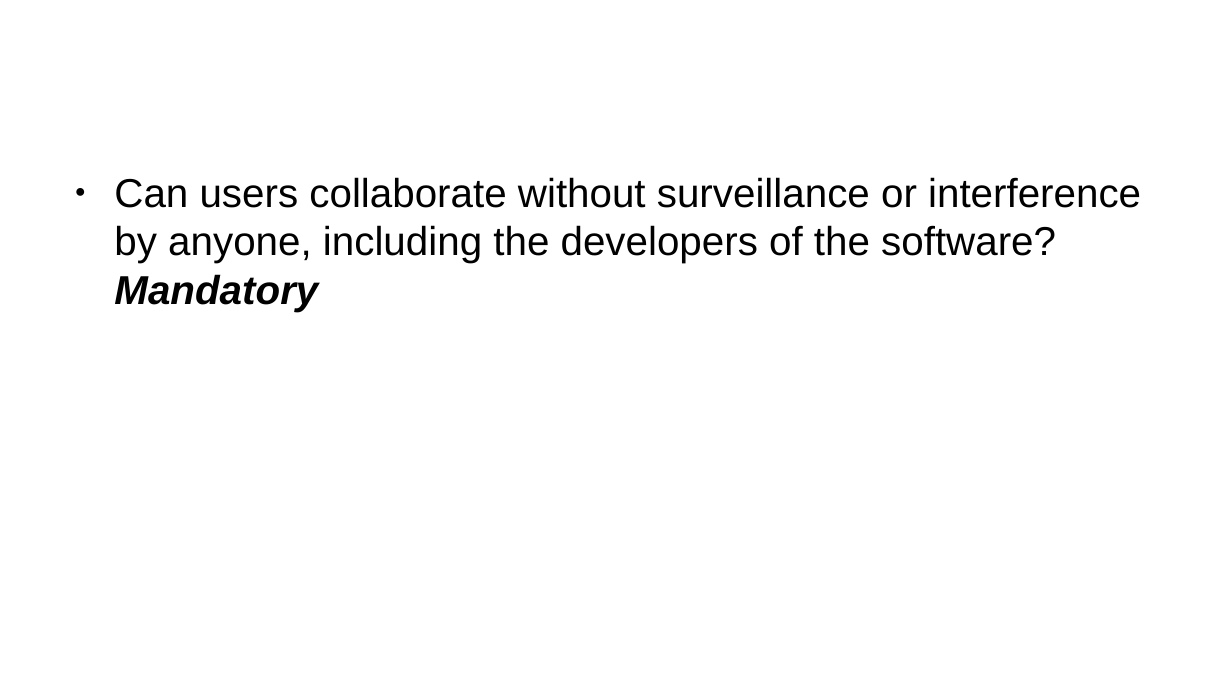
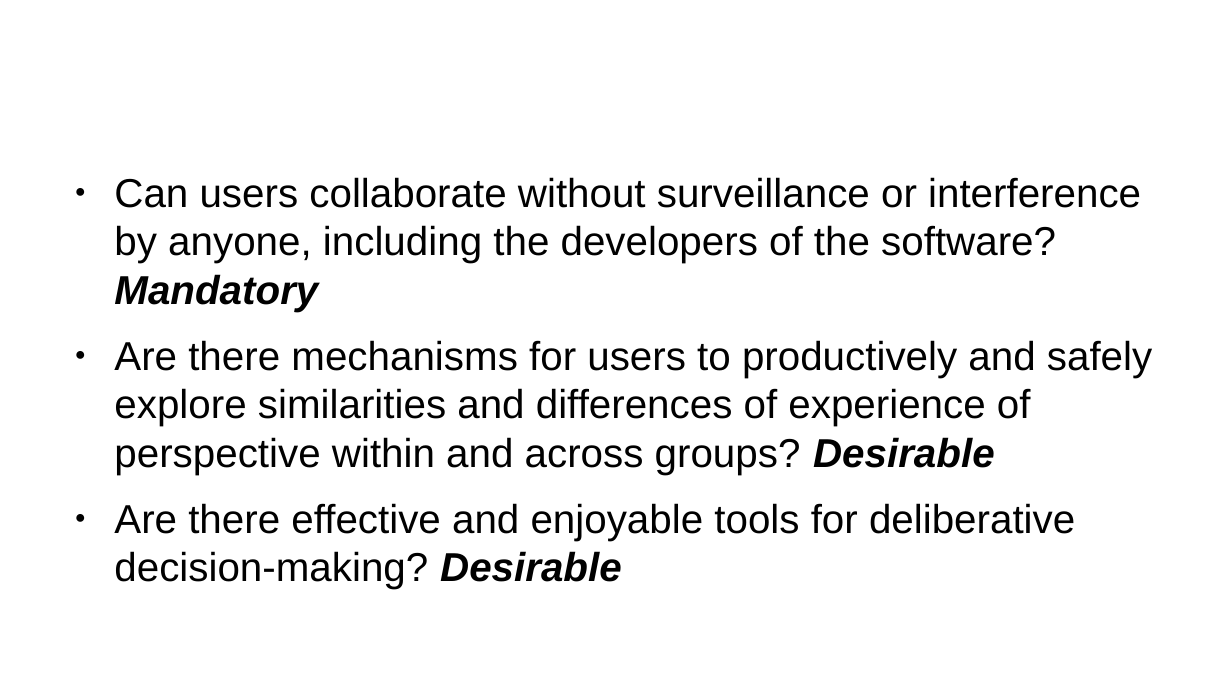
Before and after one commit to 2gatherproject/2gather-project-documentation, a slide deck: slide 14 of can_i_trust_this_software.odp (slide 12 before the commit). Drawn at 1232x693 pixels with LibreOffice and Linux fonts; fonts in the diff are those of the drawing; background and template pictures are left out. Boxes give left, top, right and bottom in pixels: in the first picture for what was removed or moved away, otherwise in the second. Text is boxed around its words. In the diff, an @@ line names an element or a change of style, - is before the commit and + after.

```diff
--- a/can_i_trust_this_software.odp
+++ b/can_i_trust_this_software.odp
@@ text at box(114, 340, 1152, 589): paragraphs added @@
+● Are there mechanisms for users to productively and safely explore similarities and differences of experience of perspective within and across groups? Desirable
+● Are there effective and enjoyable tools for deliberative decision-making? Desirable
```
Also in this commit, not shown: 2 other slides changed, 2 slides added.
